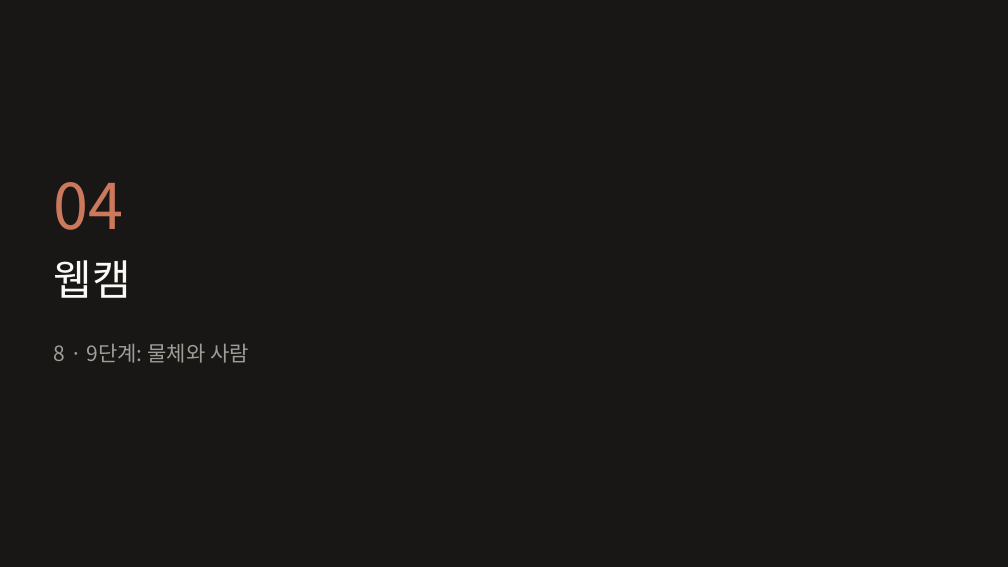
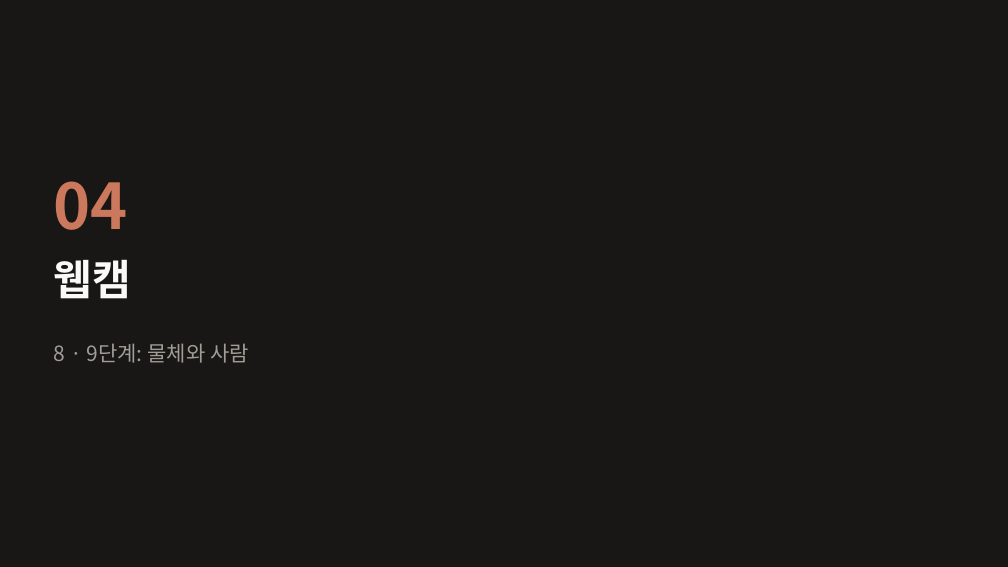
Before and after one commit to AIP-1-5/AIGJ_01_012_embedding_gemma2, a slide deck: slide 11 of docs/presentation/eg2-practice-team5-jaeung.pptx. Drawn at 1008x567 pixels with LibreOffice and Linux fonts; fonts in the diff are those of the drawing. Boxes give left, top, right and bottom in pixels: in the first picture for what was removed or moved away, otherwise in the second. Text is boxed around its words. In the diff, an @@ line names an element or a change of style, - is before the commit and + after.

```diff
--- a/docs/presentation/eg2-practice-team5-jaeung.pptx
+++ b/docs/presentation/eg2-practice-team5-jaeung.pptx
@@ text "04" at bbox=[54, 181, 128, 230]: bold on @@
@@ title "웹캠" at bbox=[54, 259, 131, 299]: bold on @@
```
Also in this commit, not shown: 20 other slides changed, 4 other files.
